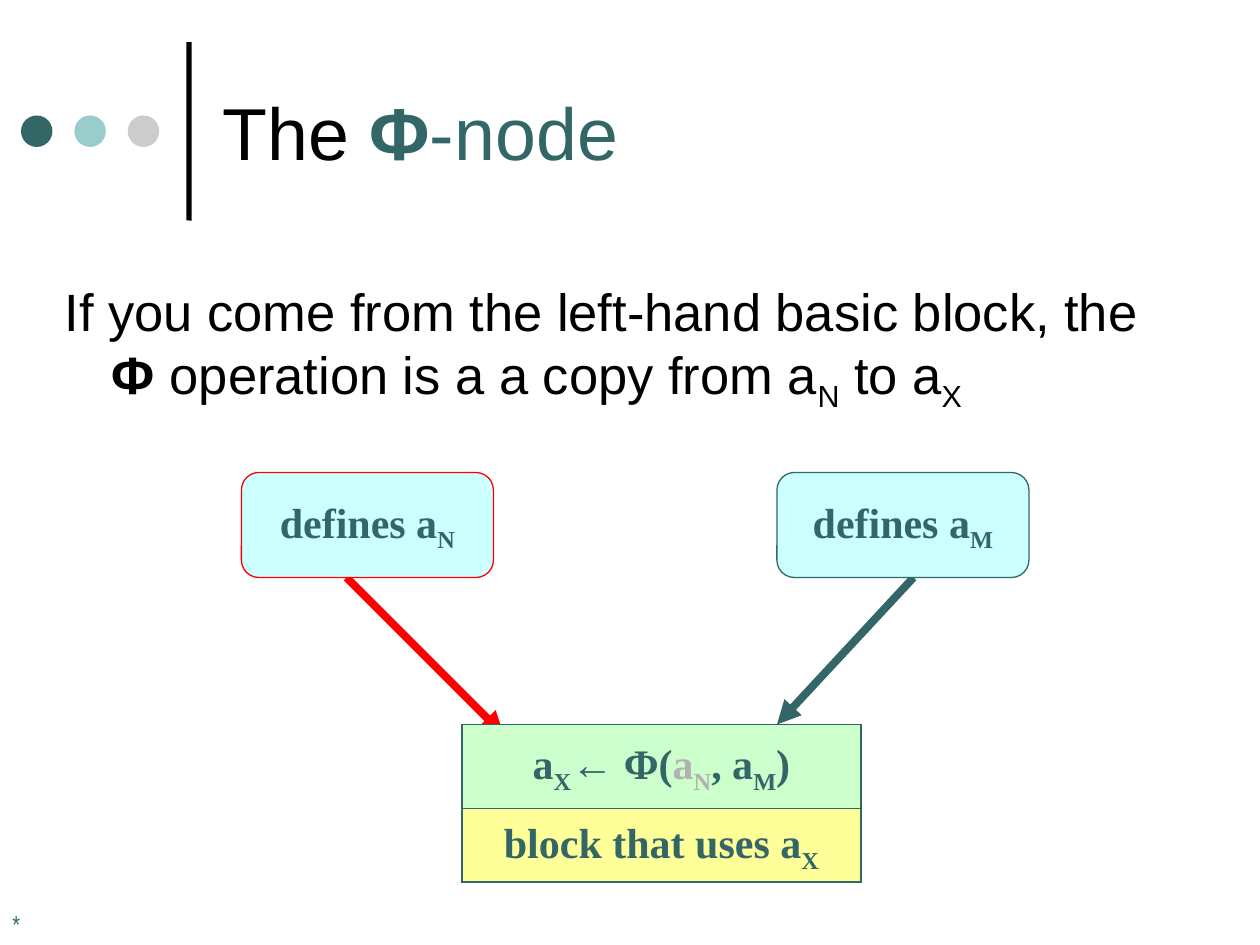
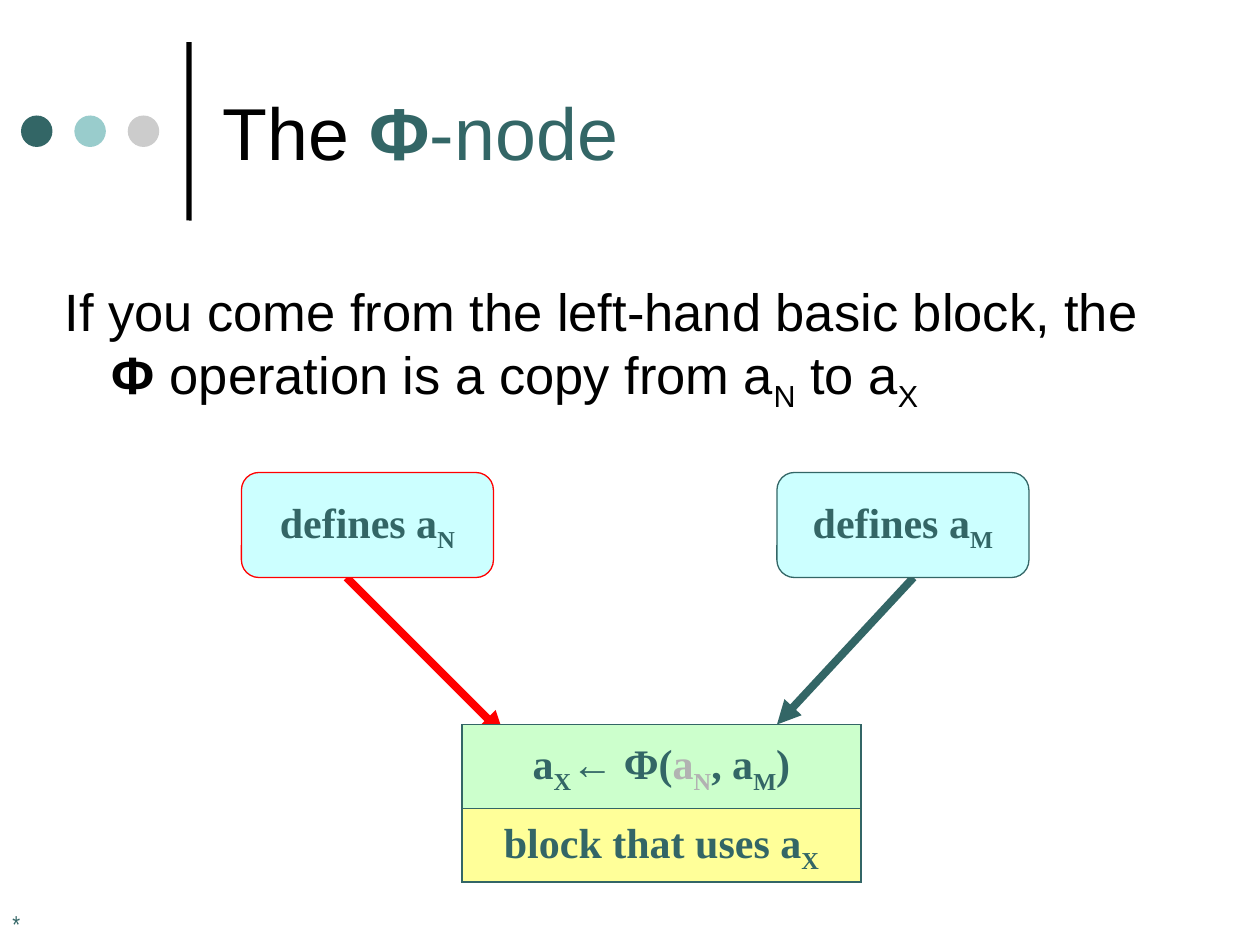
Before and after one commit to harrisonwl/harrisonwl.github.io, a slide deck: slide 32 of assets/courses/compilers/spring2017/slides/Optimizations I.ppt. Drawn at 1260x945 pixels with LibreOffice and Linux fonts; fonts in the diff are those of the drawing. Boxes give left, top, right and bottom in pixels: in the first picture for what was removed or moved away, otherwise in the second. Text is boxed around its words. In the diff, an @@ line names an element or a change of style, - is before the commit and + after.

```diff
--- a/assets/courses/compilers/spring2017/slides/Optimizations I.ppt
+++ b/assets/courses/compilers/spring2017/slides/Optimizations I.ppt
@@ text at [65, 293, 1137, 405]: text changed @@
-If you come from the left-hand basic block, the Φ operation is a a copy from aN to aX
+If you come from the left-hand basic block, the Φ operation is a copy from aN to aX
```
Also in this commit, not shown: 18 other slides changed, 6 other files.
